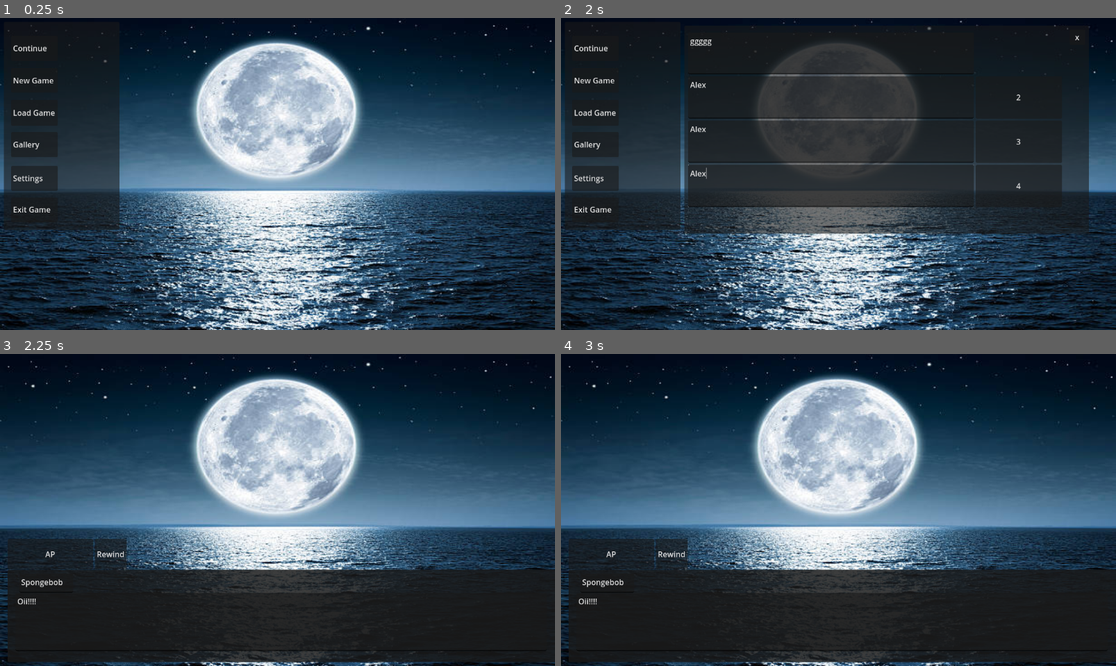
Above: before the commit, frames 1-4 (two rows, left to right).
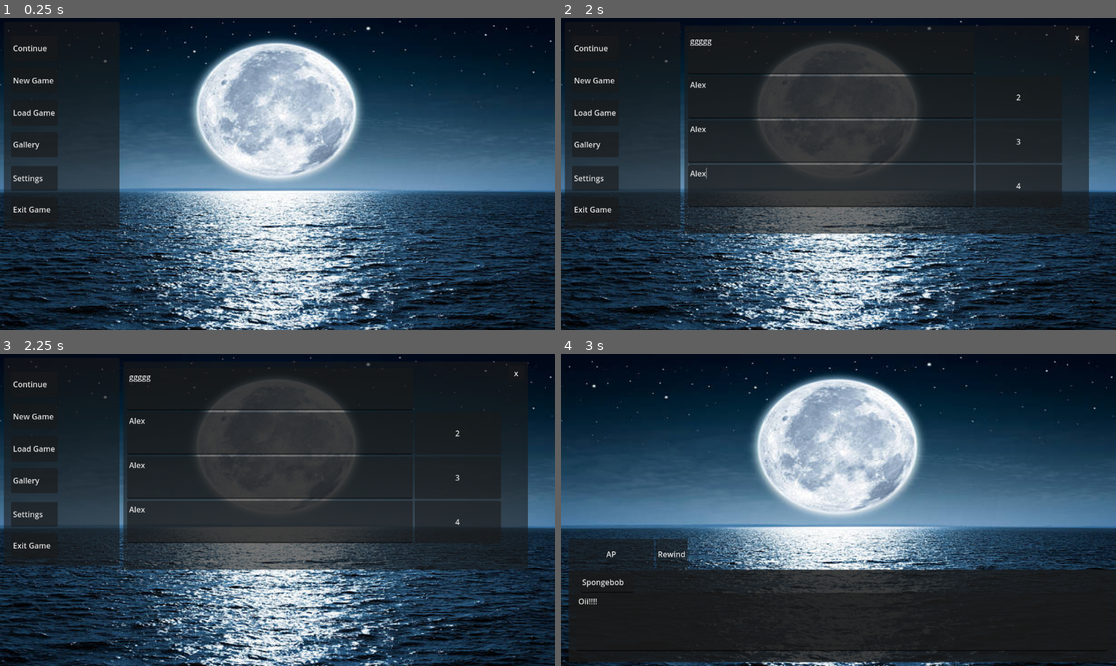
Above: after the commit, the same moments.

Repository: AustinTheWitch/VN_Alias
Game: Godot game, scene res://Scenes/DialogueBox.tscn
The game is run twice, just before and just after one commit, with the same random seed, the same clock (stepped at 60 frames per second) and the same inputs.
Inputs (mouse positions are in pixels of both pictures, inside the frame that each line leads up to):
- Up to frame 1 (0.25 s): no input
- Up to frame 2 (2 s): click "Load Game" at 0.5 s; click (832, 96) at 1.27 s; type "Alex" at 1.35 s; click (832, 142) at 1.5 s; type "Alex" at 1.58 s; click (832, 186) at 1.73 s; type "Alex" at 1.82 s
- Up to frame 3 (2.25 s): click (460, 388) at 2 s
- Up to frame 4 (3 s): click (594, 416) at 2.75 s, where only the run after the commit has a clickable "New Game"

Frames 1-2 are identical in both runs. In frame 3, 68% of the frame differs, in the area x 0-100%, y 2-99%; in frame 4, nothing differs.
Error after the commit: Attempt to call function 'get_as_text' in base 'null instance' on a null instance. (res://Scripts/SaveLoadMenu.gd:64)

Commit message:
JSON save/load works

Diff:
--- a/Scripts/SaveLoadMenu.gd
+++ b/Scripts/SaveLoadMenu.gd
@@ -8,12 +8,16 @@
 var saving = false
 var loading = false
 # Timestamp varables-------------------------------
-var savetime = [] # string varable
-var teststring = "def"
+var savetime = [] # text object varable
 # Image varables-----------------------------------
 var saveimage = []
-var imagestring = ["Test"]
-var savekey = [1]
+# File Save Data varables--------------------------
+var fileimage = "TestCG"
+var filetime = "00:00:00"
+var filename = "File"
+var filedata = {
+	"Empty": [0, 0, "Image", "Time"]
+}
 
 func _ready():
 	data = get_node("/root/GameData")
@@ -22,29 +26,55 @@
 	mainmenu = get_node("/root/MainMenu")
 	savetime = get_tree().get_nodes_in_group("SaveText")
 	saveimage = get_tree().get_nodes_in_group("SaveImage")
+	_filelabel()
 
-func _process(delta):
+func _process(_delta):
 	$Background.visible = saving or loading
 	if saving == true:
 		loading = false
 	elif loading == true:
 		saving = false
 
-func _savegame():
+func _saveset():
+#UI Settings--------------------
 	saving = false
 	pausemenu.paused = false
 	mainmenu.main = false
 	mainmenu.play = true
 
-func _loadgame():
-	scene._ambianceselect()
-	scene._musicselect()
+func _savegame():
+	fileimage = scene.SelectedCG
+	filetime = Time.get_datetime_string_from_system()
+	filedata[filename] = [data.SceneKey, data.LineNum, fileimage, filetime]
+	var jstring = JSON.stringify(filedata)
+	var file = FileAccess.open("user://gamefile.save", FileAccess.WRITE)
+	file.store_string(jstring)
+	print(jstring)
+	_saveset()
+func _loadset():
+#UI Settings--------------------
 	loading = false
 	pausemenu.paused = false
 	mainmenu.main = false
 	mainmenu.play = true
 
+func _loadgame():
+#Load Function------------------
+	var file = FileAccess.open("user://gamefile.save", FileAccess.READ)
+	var loadstring = file.get_as_text()
+	filedata = JSON.parse_string(loadstring)
+	var loadedfile = filedata.get(filename)
+	data.SceneKey = loadedfile[0]
+	data.LineNum = loadedfile[1]
+	scene._ambianceselect()
+	scene._musicselect()
+	_loadset()
+
+func _filelabel():
+	pass
+
 func _file1():
+	filename = "File1"
 	if saving == true:
 		_savegame()
 	else: _loadgame()
--- a/Scripts/jsonTest.gd
+++ b/Scripts/jsonTest.gd
@@ -16,7 +16,8 @@
 	var jay_string = file.get_as_text()
 	var jason = JSON.new()
 	var data = JSON.parse_string(jay_string)
-	print(data)
+	var pulleddata = data.get("File1")
+	print(pulleddata[0])
 
 func _ready():
 	#_writefunc()
